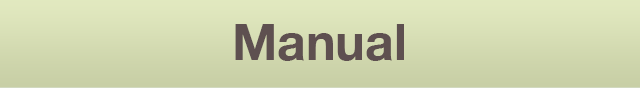
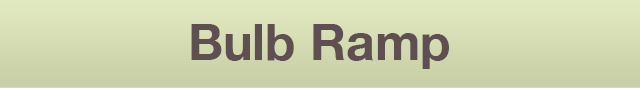
Two versions of the same layered image (w=640, h=88). Layer-by-layer changes:
showed "Bulb Ramp" over (191, 24, 449, 69)
hid "Manual" over (235, 24, 404, 61)
